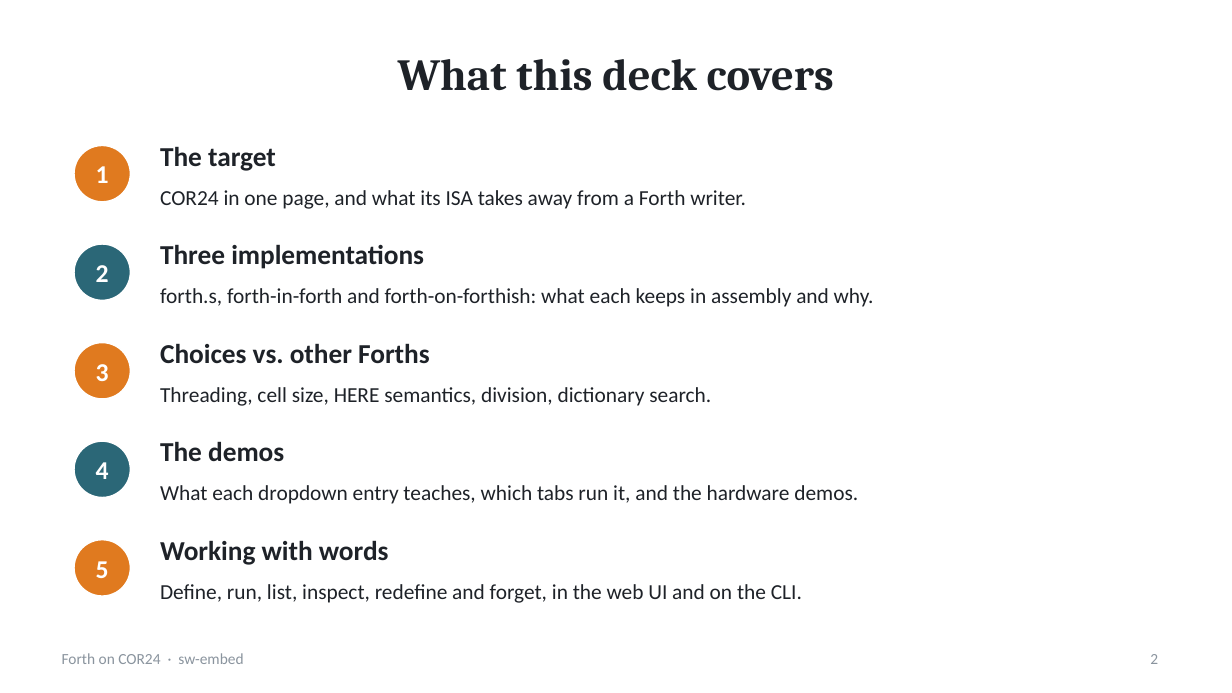
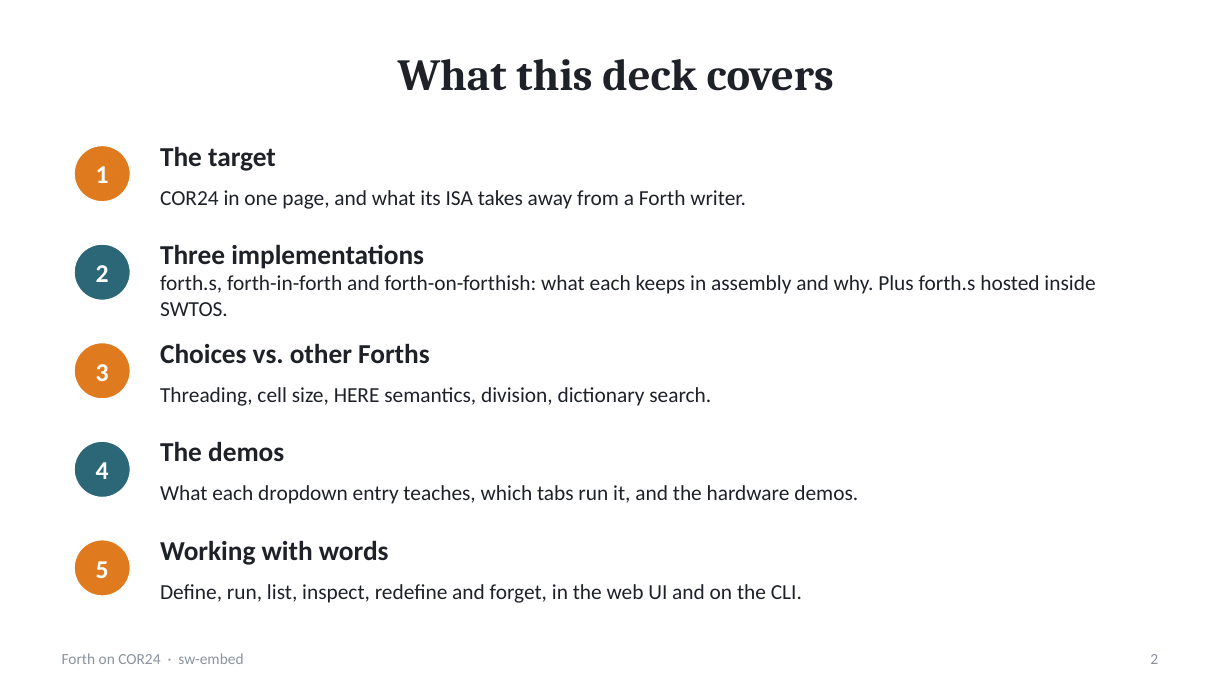
Before and after one commit to sw-embed/sw-cor24-forth, a slide deck: slide 2 of docs/presentation/forth-on-cor24.pptx. Drawn at 1232x693 pixels with LibreOffice and Linux fonts; fonts in the diff are those of the drawing. Boxes give left, top, right and bottom in pixels: in the first picture for what was removed or moved away, otherwise in the second. Text is boxed around its words. In the diff, an @@ line names an element or a change of style, - is before the commit and + after.

```diff
--- a/docs/presentation/forth-on-cor24.pptx
+++ b/docs/presentation/forth-on-cor24.pptx
@@ text at box(160, 275, 1095, 316): text changed @@
-forth.s, forth-in-forth and forth-on-forthish: what each keeps in assembly and why.
+forth.s, forth-in-forth and forth-on-forthish: what each keeps in assembly and why. Plus forth.s hosted inside SWTOS.
```
Also in this commit, not shown: 2 other slides changed, 1 slide added, 2 other files.
